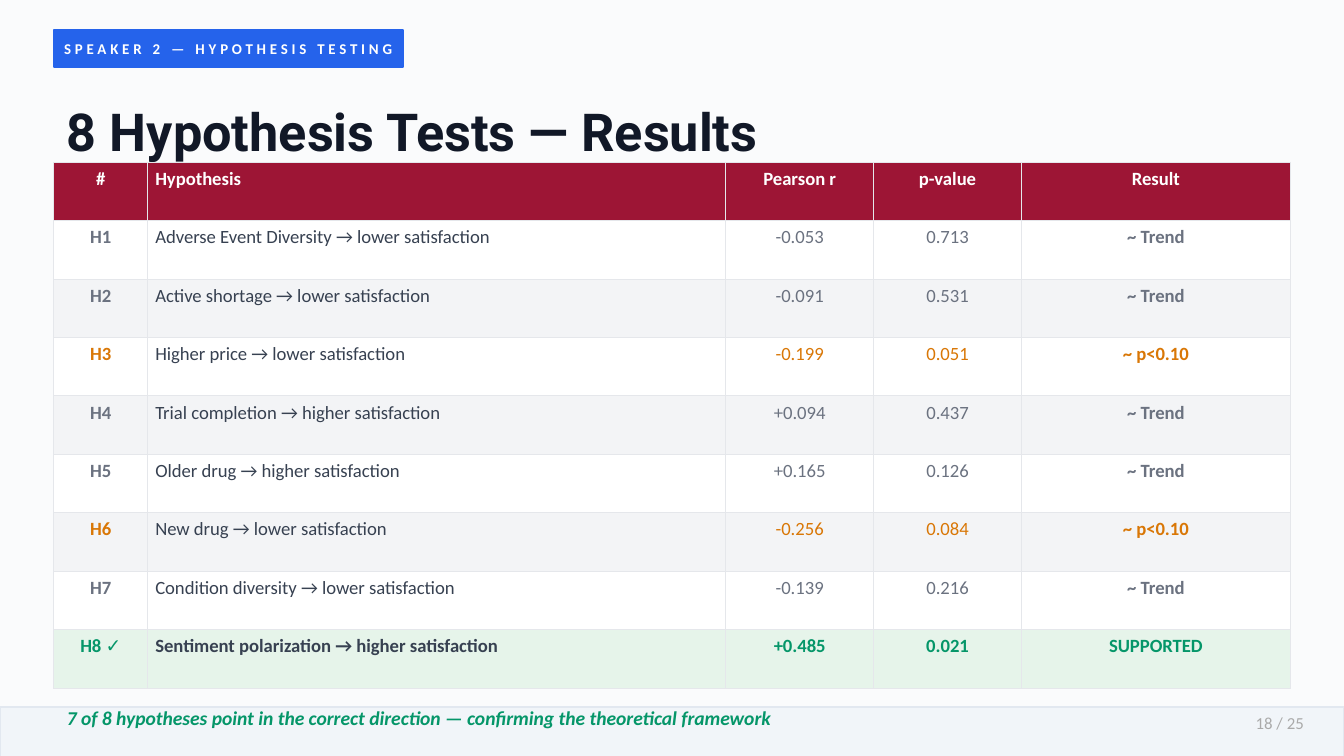
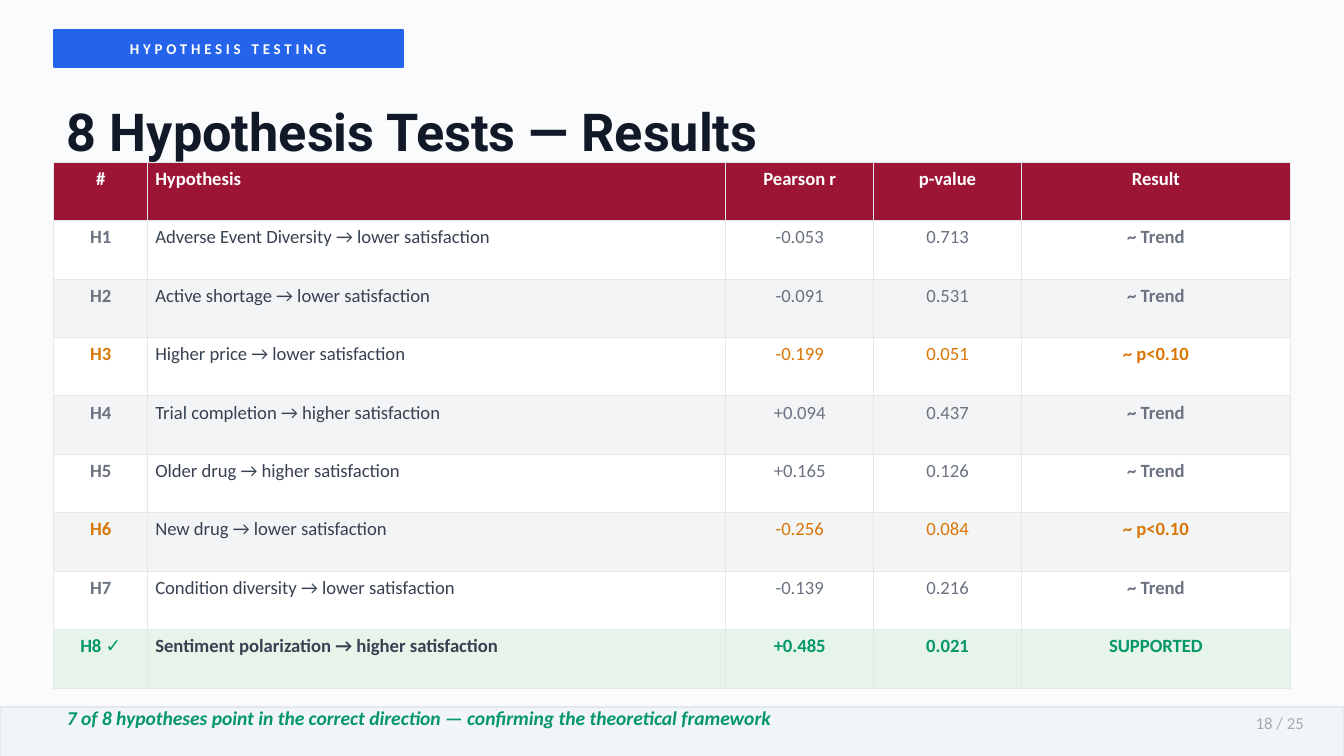
Before and after one commit to Bhawna1201/healthcare-intelligence, a slide deck: slide 18 of healthcare_presentation_notes.pptx. Drawn at 1344x756 pixels with LibreOffice and Linux fonts; fonts in the diff are those of the drawing. Boxes give left, top, right and bottom in pixels: in the first picture for what was removed or moved away, otherwise in the second. Text is boxed around its words. In the diff, an @@ line names an element or a change of style, - is before the commit and + after.

```diff
--- a/healthcare_presentation_notes.pptx
+++ b/healthcare_presentation_notes.pptx
@@ text at (x1=130, y1=44, x2=327, y2=54): text changed @@
-SPEAKER 2 — HYPOTHESIS TESTING
+HYPOTHESIS TESTING
```
Also in this commit, not shown: 18 other slides changed, 3 other files.
